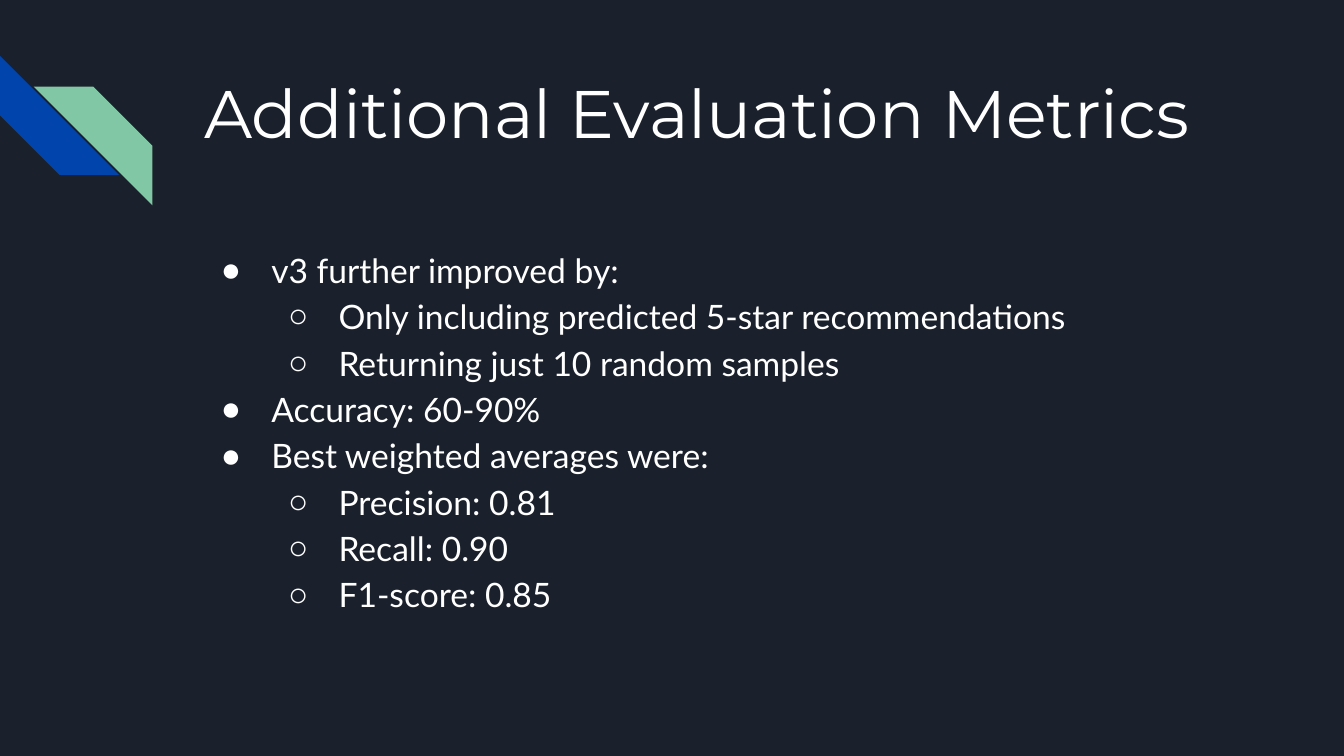
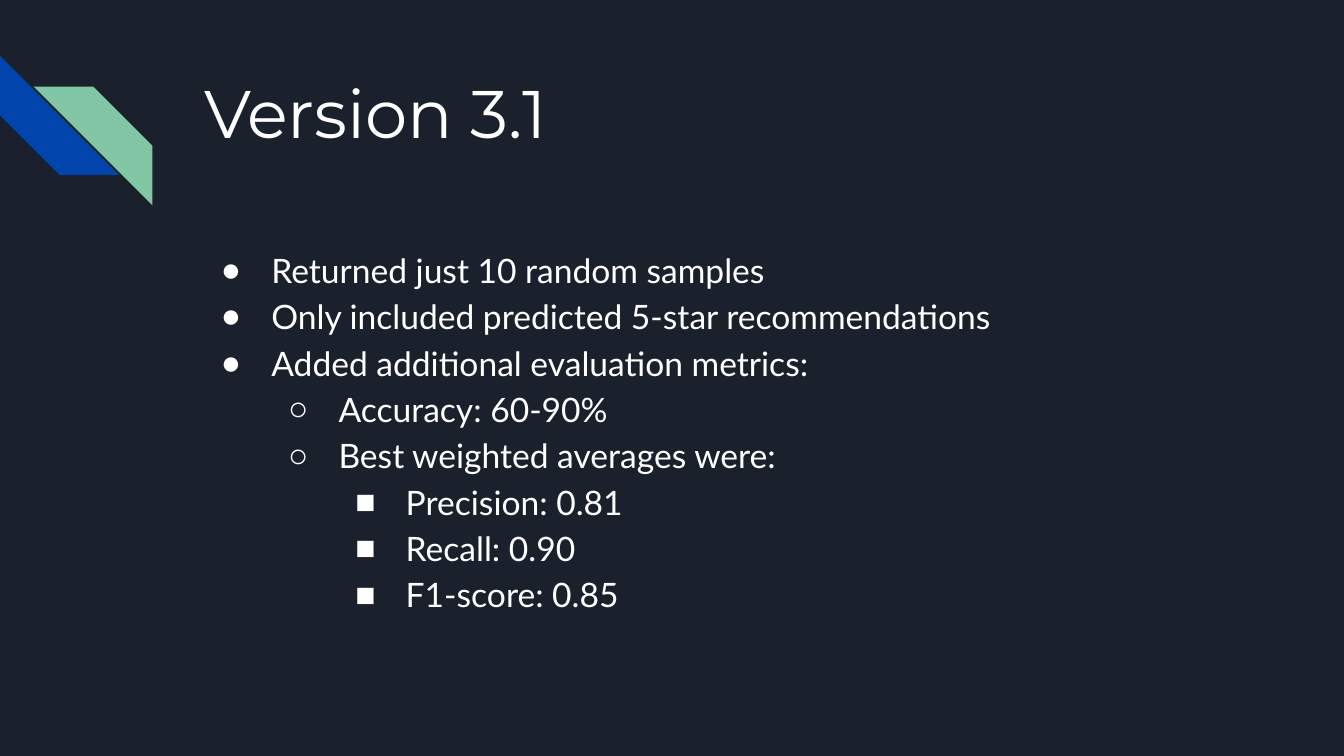
Before and after one commit to JasonCaldwellMBA/Grocery_Recommender, a slide deck: slide 14 of Grocery Recommendation System - Executive Presentation.pptx (slide 11 before the commit). Drawn at 1344x756 pixels with LibreOffice and Linux fonts; fonts in the diff are those of the drawing. Boxes give left, top, right and bottom in pixels: in the first picture for what was removed or moved away, otherwise in the second. Text is boxed around its words. In the diff, an @@ line names an element or a change of style, - is before the commit and + after.

```diff
--- a/Grocery Recommendation System - Executive Presentation.pptx
+++ b/Grocery Recommendation System - Executive Presentation.pptx
@@ title at (204,88,547,139): text changed @@
-Additional Evaluation Metrics
+Version 3.1
@@ text at (271,258,990,377): text changed @@
-● v3 further improved by:
-  ○ Only including predicted 5-star recommendations
-  ○ Returning just 10 random samples
+● Returned just 10 random samples
+● Only included predicted 5-star recommendations
+● Added additional evaluation metrics:
@@ text at (339,397,776,608): bullet ● to ○; list level 1 to 2 in "Accuracy: 60-90%"; list level 1 to 2 in "Best weighted averages were:"; bullet ○ to ■; list level 2 to 3 in "Precision: 0.81"; list level 2 to 3 in "Recall: 0.90"; list level 2 to 3 in "F1-score: 0.85" @@
```
Also in this commit, not shown: 8 other slides changed, 5 slides added, 1 other file.
